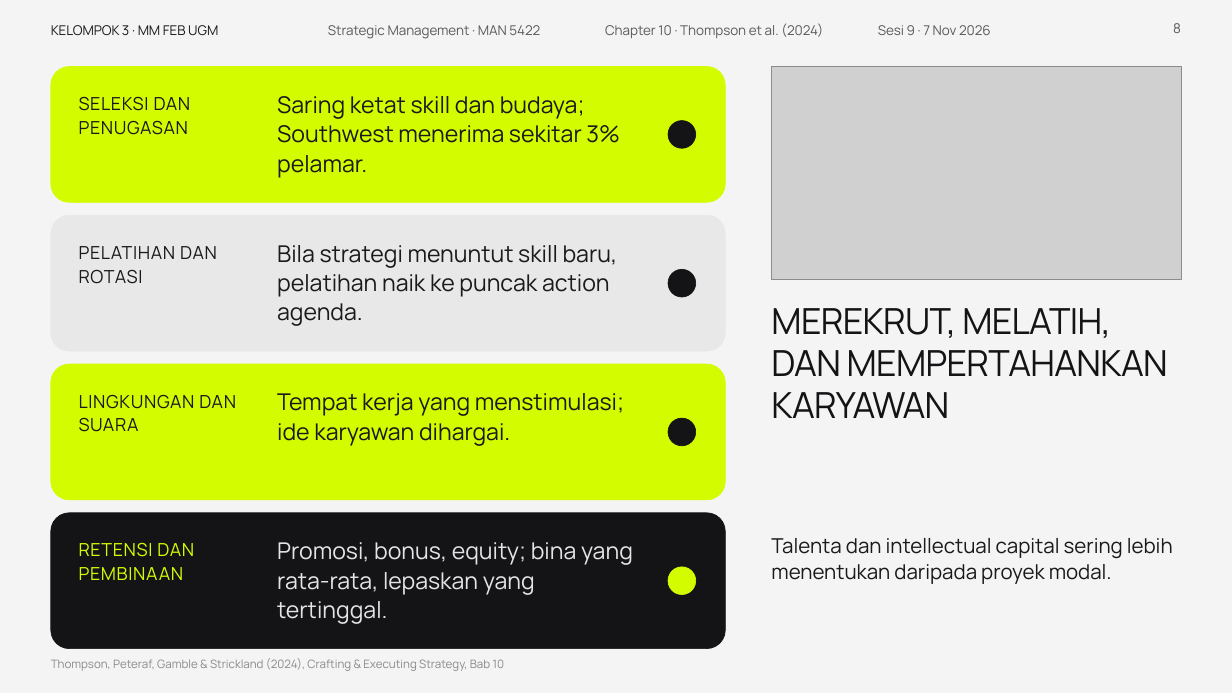
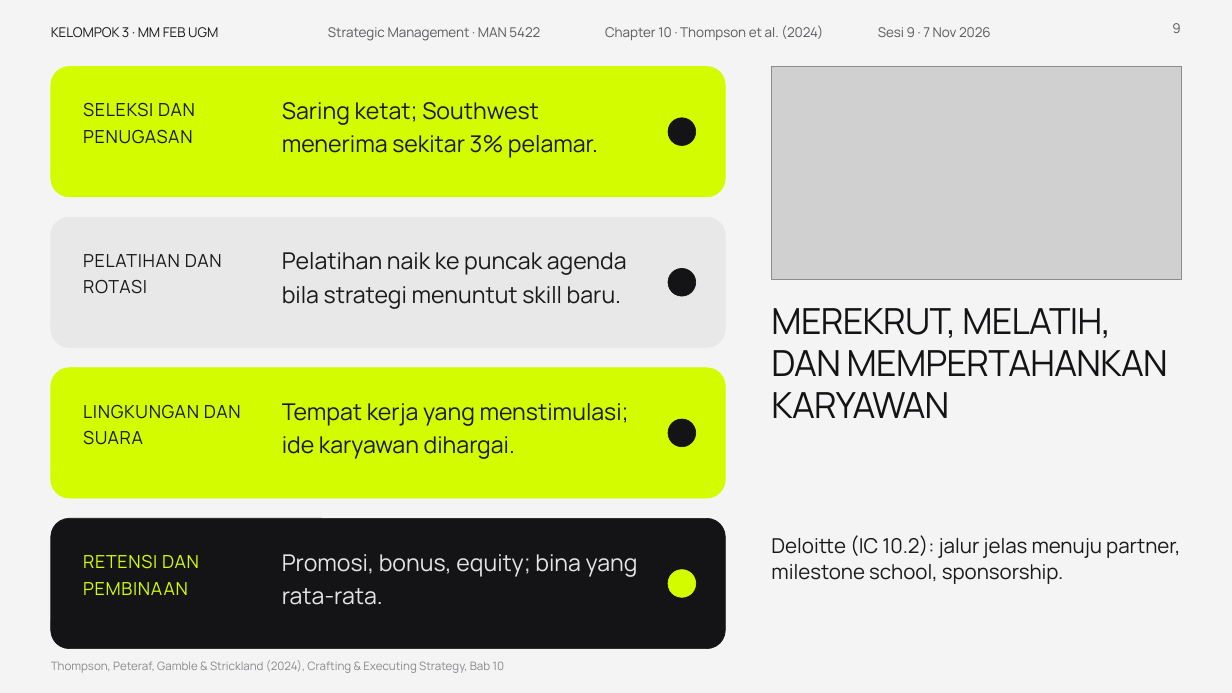
Before and after one commit to aslihabnuri/Dom-Manipulation, a slide deck: slide 9 of presentasi_ch10_kelompok3/SMJKT_Group 3_Aslih_Chapter 10 Strategy Execution.pptx (slide 8 before the commit). Drawn at 1232x693 pixels with LibreOffice and Linux fonts; fonts in the diff are those of the drawing; grey boxes stand for pictures; background and template pictures are left out. Boxes give left, top, right and bottom in pixels: in the first picture for what was removed or moved away, otherwise in the second. Text is boxed around its words. In the diff, an @@ line names an element or a change of style, - is before the commit and + after.

```diff
--- a/presentasi_ch10_kelompok3/SMJKT_Group 3_Aslih_Chapter 10 Strategy Execution.pptx
+++ b/presentasi_ch10_kelompok3/SMJKT_Group 3_Aslih_Chapter 10 Strategy Execution.pptx
@@ rounded rectangle: place and size @@
-rounded rectangle at [51,67,726,202]
+rounded rectangle at [51,67,726,197]
@@ text at [282,102,598,158]: text changed @@
-Saring ketat skill dan budaya; Southwest menerima sekitar 3% pelamar.
+Saring ketat; Southwest menerima sekitar 3% pelamar.
@@ text at [282,252,627,309]: text changed @@
-Bila strategi menuntut skill baru, pelatihan naik ke puncak action agenda.
+Pelatihan naik ke puncak agenda bila strategi menuntut skill baru.
@@ rounded rectangle: place and size @@
-rounded rectangle at [51,364,726,500]
+rounded rectangle at [51,368,726,498]
@@ text "LINGKUNGAN DAN SUARA": place and size @@
-text "LINGKUNGAN DAN SUARA" at [79,395,236,432]
+text "LINGKUNGAN DAN SUARA" at [83,405,241,445]
@@ text "Tempat kerja yang menstimulasi; ide ..." at [282,403,629,459]: line spacing 1.06 to 1.2 @@
@@ proportions changed in 4 elements at [51,217,726,348], [51,368,726,498], [51,67,726,197], [51,518,726,649] @@
@@ rounded rectangle: place and size @@
-rounded rectangle at [51,513,726,649]
+rounded rectangle at [51,518,726,649]
@@ text at [771,535,1180,584]: text changed @@
-Talenta dan intellectual capital sering lebih menentukan daripada proyek modal.
+Deloitte (IC 10.2): jalur jelas menuju partner, milestone school, sponsorship.
@@ line spacing 1.1 to 1.22 in 9 elements at [51,27,218,37], [328,27,540,41], [605,25,823,40], [878,27,991,37], [51,660,505,673], [83,254,222,294], [83,102,195,144], [83,405,241,445], [83,555,199,595] @@
@@ text "RETENSI DAN PEMBINAAN": place and size @@
-text "RETENSI DAN PEMBINAAN" at [79,543,194,580]
+text "RETENSI DAN PEMBINAAN" at [83,555,199,595]
@@ text at [282,554,638,605]: text changed @@
-Promosi, bonus, equity; bina yang rata-rata, lepaskan yang tertinggal.
+Promosi, bonus, equity; bina yang rata-rata.
@@ ellipse: place and size @@
-ellipse at [668,567,696,594]
+ellipse at [668,570,696,598]
```
Also in this commit, not shown: 17 other slides changed, 1 slide added, 3 other files.
